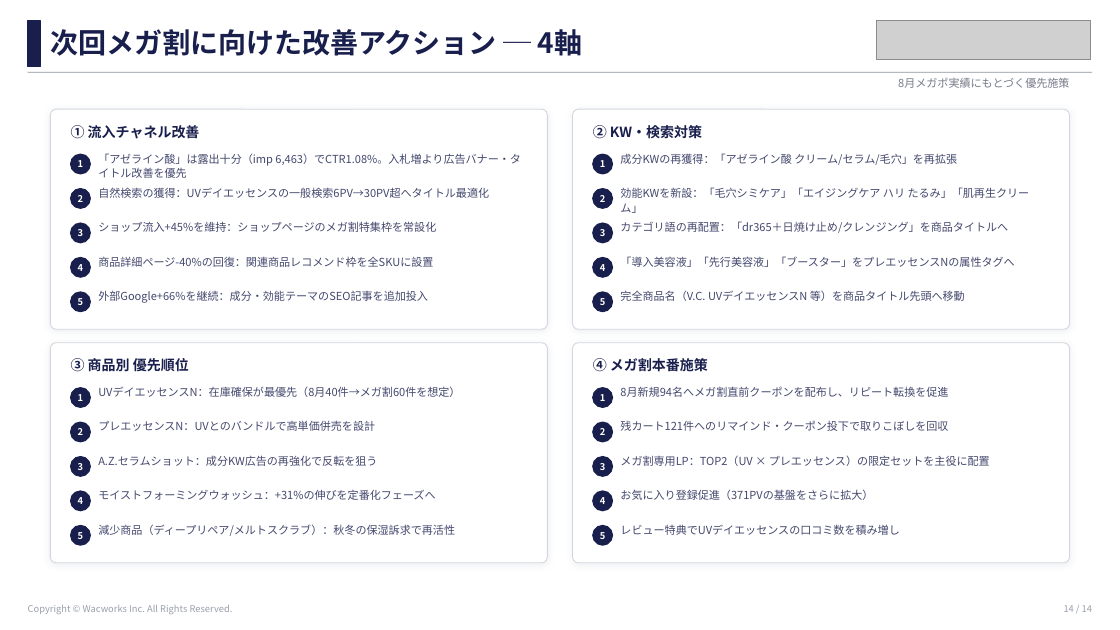
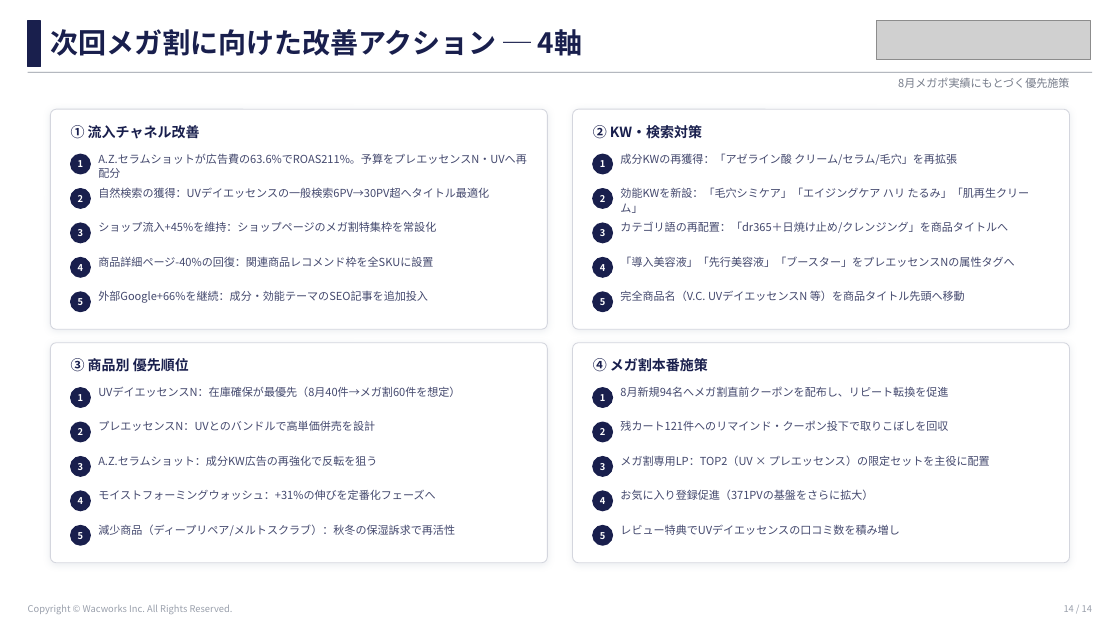
Before and after one commit to wacworks-web/home, a slide deck: slide 14 of reports/dr365_qoo10_202608/dr365_Qoo10_2026年8月メガポ_レポート.pptx. Drawn at 1120x630 pixels with LibreOffice and Linux fonts; fonts in the diff are those of the drawing; grey boxes stand for pictures. Boxes give left, top, right and bottom in pixels: in the first picture for what was removed or moved away, otherwise in the second. Text is boxed around its words. In the diff, an @@ line names an element or a change of style, - is before the commit and + after.

```diff
--- a/reports/dr365_qoo10_202608/dr365_Qoo10_2026年8月メガポ_レポート.pptx
+++ b/reports/dr365_qoo10_202608/dr365_Qoo10_2026年8月メガポ_レポート.pptx
@@ text at box(98, 154, 527, 164): text changed @@
-「アゼライン酸」は露出十分（imp 6,463）でCTR1.08%。入札増より広告バナー・タイトル改善を優先
+A.Z.セラムショットが広告費の63.6%でROAS211%。予算をプレエッセンスN・UVへ再配分
```
Also in this commit, not shown: 1 other slide changed, 1 slide added, 1 slide removed, 3 other files.
